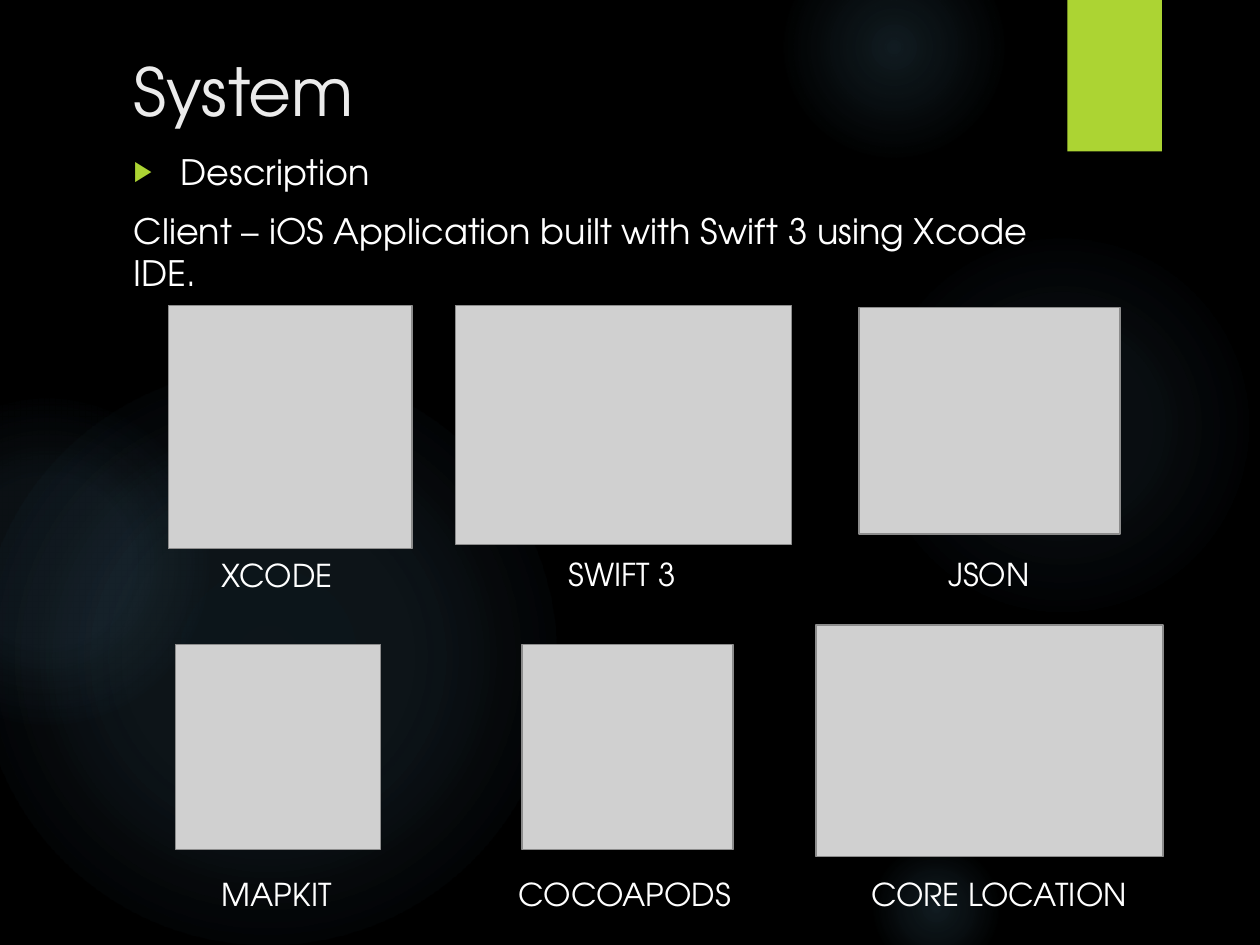
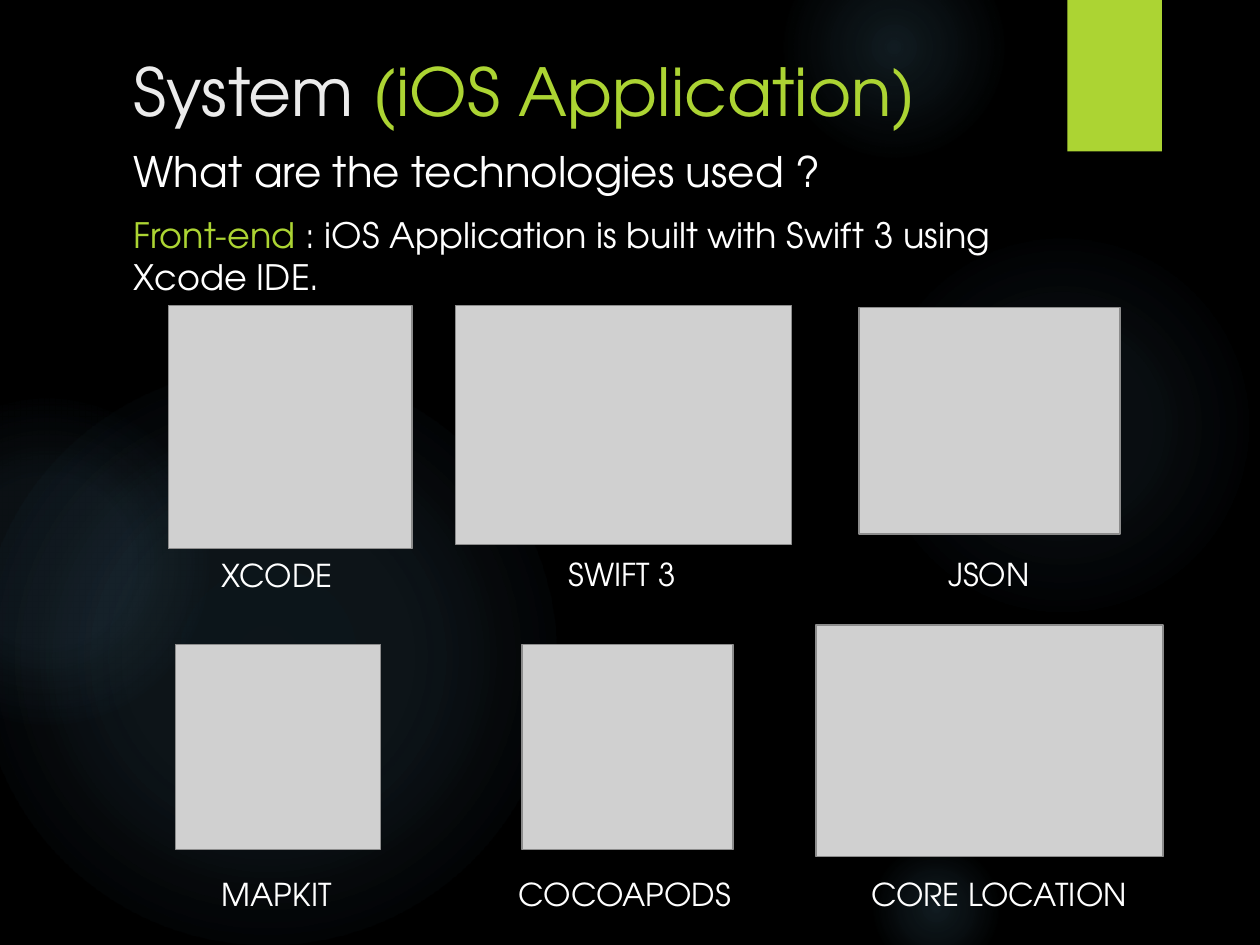
Before and after one commit to Virksaabnavjot/Documentation-MeetingRoom-Pro, a slide deck: slide 8 of Documentation/Final Presentaion/Presentation.pptx (slide 7 before the commit). Drawn at 1260x945 pixels with LibreOffice and Linux fonts; fonts in the diff are those of the drawing; grey boxes stand for pictures; background and template pictures are left out. Boxes give left, top, right and bottom in pixels: in the first picture for what was removed or moved away, otherwise in the second. Text is boxed around its words. In the diff, an @@ line names an element or a change of style, - is before the commit and + after.

```diff
--- a/Documentation/Final Presentaion/Presentation.pptx
+++ b/Documentation/Final Presentaion/Presentation.pptx
@@ title at box(134, 66, 916, 131): text changed; text colour #EBEBEB to #ACD433 @@
-System
+System (iOS Application)
@@ text at box(134, 156, 990, 306): text changed @@
-▶ Description
-Client – iOS Application built with Swift 3 using Xcode IDE.
+What are the technologies used ?
+Front-end : iOS Application is built with Swift 3 using Xcode IDE.
```
Also in this commit, not shown: 14 other slides changed, 24 slides added, 4 slides removed, 1 other file.
